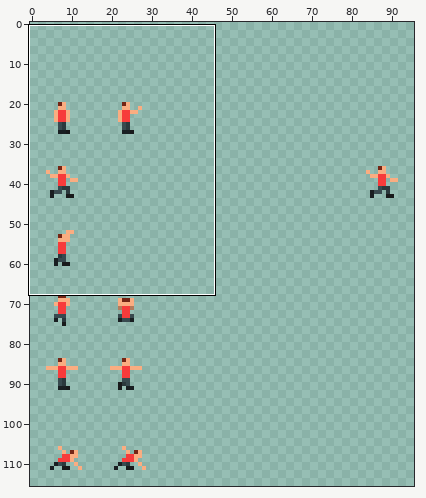
Edited in one commit: pixel-art file (data/images/sPlayer_sheet.aseprite). The first picture is a wide view before the edit; the outline marks the close-up.
Close-up. First the earlier version:
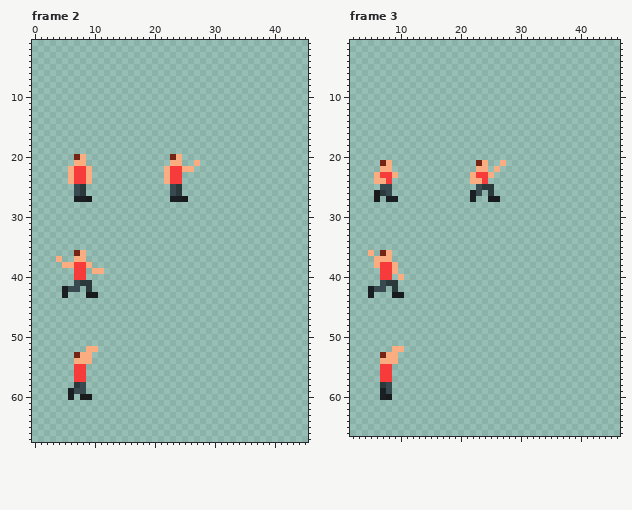
128x128 pixels, 7 frames. Shown: frame 2: x 0..45, y 1..67; frame 3: x 2..46, y 1..66. The wide view leaves out empty margins. The commit also changed other frames or places, which this record leaves out.
Now the later version:
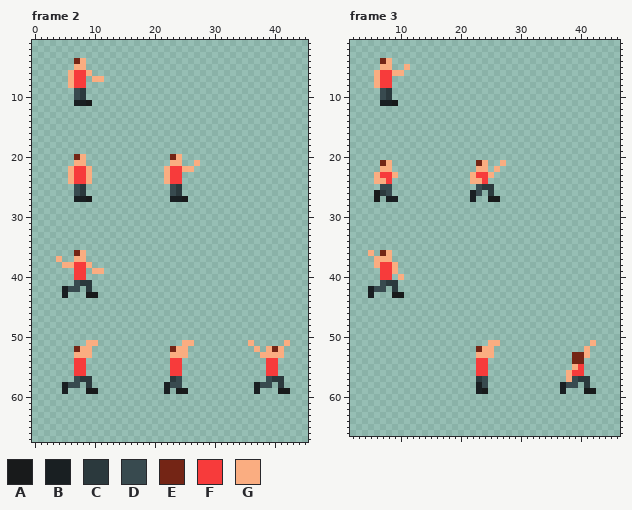
Palette (. is transparent): A #181a1b  B #191f22  C #2b393d  D #384a4f  E #742515  F #f73b3b  G #faad81
The edit:
--- frame 2
@@ x 4..13 @@
  3 ..........
- 4 ..........
- 5 ..........
- 6 ..........
- 7 ..........
- 8 ..........
- 9 ..........
-10 ..........
-11 ..........
+ 4 ...EG.....
+ 5 ...GG.....
+ 6 ..GFFG....
+ 7 ..GFF.GG..
+ 8 ..GFF.....
+ 9 ...DC.....
+10 ...DC.....
+11 ...BBA....
 12 ..........
@@ x 0..45 @@
 50 ..............................................
-51 ..............................................
-52 .........GG...................................
-53 .......EGG....................................
-54 .......GGG....................................
-55 .......FF.....................................
-56 .......FF.....................................
-57 .......FF.....................................
-58 .......CD.....................................
-59 ......BDD.....................................
-60 ......B.AA....................................
+51 .........GG..............GG.........G.....G...
+52 .......EGG.............EGG...........G.GEG....
+53 .......GGG.............GGG............GGGG....
+54 .......FF..............FF..............FF.....
+55 .......FF..............FF..............FF.....
+56 .......FF..............FF..............FF.....
+57 .......DCC.............CD..............DCC....
+58 .....BDD.C............BDD............BDD.C....
+59 .....B...AA...........B.AA...........B...AA...
+60 ..............................................
 61 ..............................................
--- frame 3
@@ x 4..13 @@
  3 ..........
- 4 ..........
- 5 ..........
- 6 ..........
- 7 ..........
- 8 ..........
- 9 ..........
-10 ..........
-11 ..........
+ 4 ...EG.....
+ 5 ...GG..G..
+ 6 ..GFFGG...
+ 7 ..GFF.....
+ 8 ..GFF.....
+ 9 ...DC.....
+10 ...DC.....
+11 ...BBA....
 12 ..........
@@ x 2..46 @@
 50 .............................................
-51 .............................................
-52 .......GG....................................
-53 .....EGG.....................................
-54 .....GGG.....................................
-55 .....FF......................................
-56 .....FF......................................
-57 .....FF......................................
-58 .....CD......................................
-59 .....BD......................................
-60 .....BA......................................
+51 .......................GG...............G....
+52 .....................EGG...............G.....
+53 .....................GGG.............EEG.....
+54 .....................FF..............EE......
+55 .....................FF..............GF......
+56 .....................FF.............GFF......
+57 .....................CD.............GDCC.....
+58 .....................BD............BDD.C.....
+59 .....................BA............B...AA....
+60 .............................................
 61 .............................................
Where, in picture pixels (left, top, right, bottom), the same in both close-ups:
added: (68, 58, 104, 106)
changed: (62, 340, 98, 400)
added: (164, 340, 194, 394)
added: (248, 340, 290, 394)
added: (374, 58, 410, 106)
added: (476, 340, 500, 394)
added: (560, 340, 596, 394)
erased: (380, 346, 404, 400)
